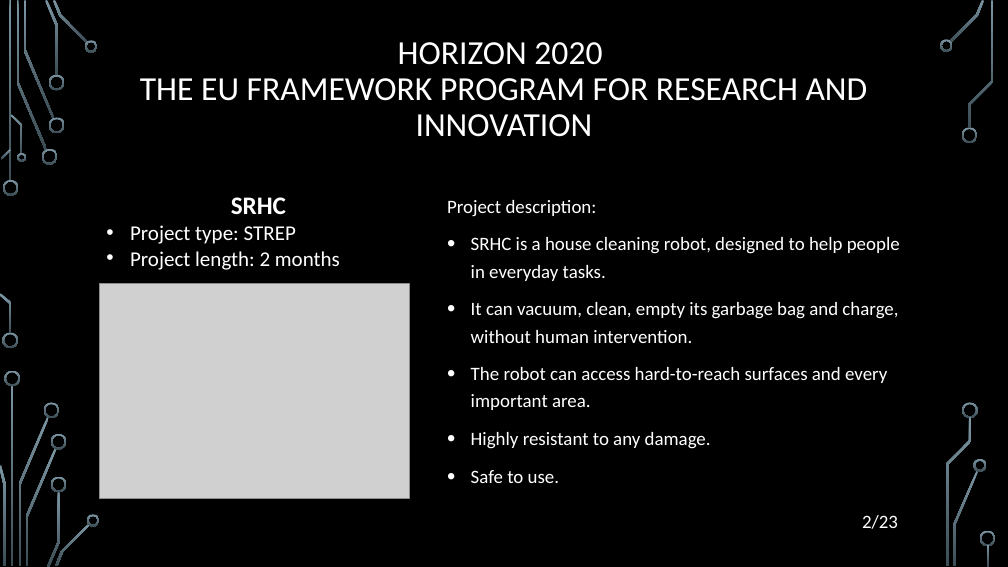
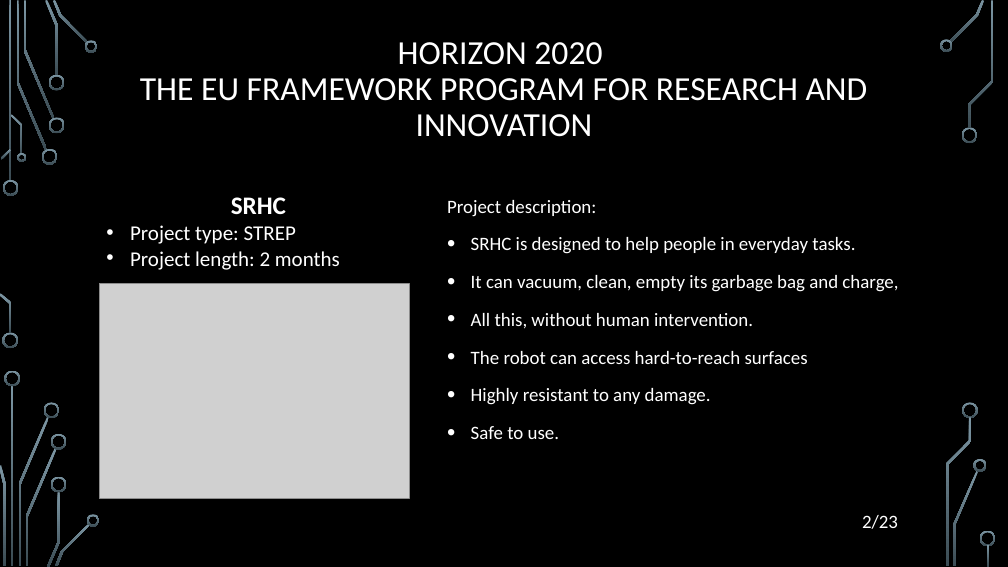
Before and after one commit to filozof50/UP, a slide deck: slide 2 of hw2/H2020.pptx. Drawn at 1008x567 pixels with LibreOffice and Linux fonts; fonts in the diff are those of the drawing; grey boxes stand for pictures; background and template pictures are left out. Boxes give left, top, right and bottom in pixels: in the first picture for what was removed or moved away, otherwise in the second. Text is boxed around its words. In the diff, an @@ line names an element or a change of style, - is before the commit and + after.

```diff
--- a/hw2/H2020.pptx
+++ b/hw2/H2020.pptx
@@ text at bbox=[471, 237, 898, 364]: text changed @@
-• SRHC is a house cleaning robot, designed to help people in everyday tasks.
-• It can vacuum, clean, empty its garbage bag and charge, without human intervention.
-• The robot can access hard-to-reach surfaces and every important area.
+• SRHC is designed to help people in everyday tasks.
+• It can vacuum, clean, empty its garbage bag and charge,
+• All this, without human intervention.
+• The robot can access hard-to-reach surfaces
```
Also in this commit, not shown: 11 other slides changed, 2 other files.
